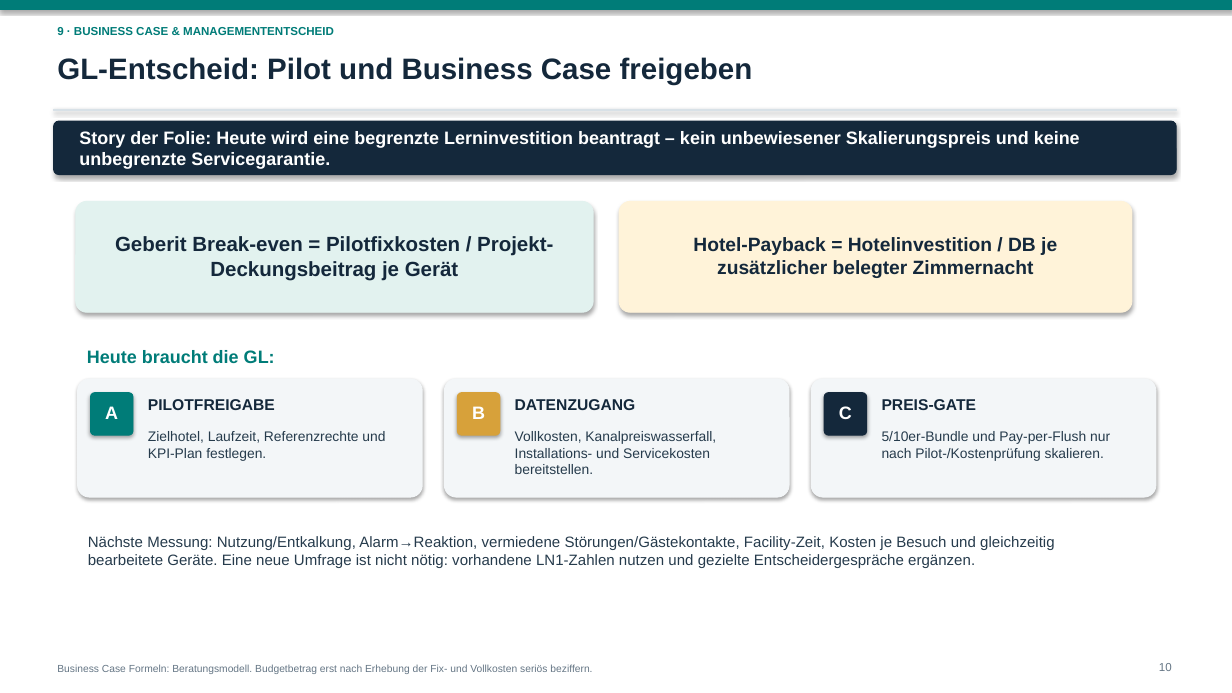
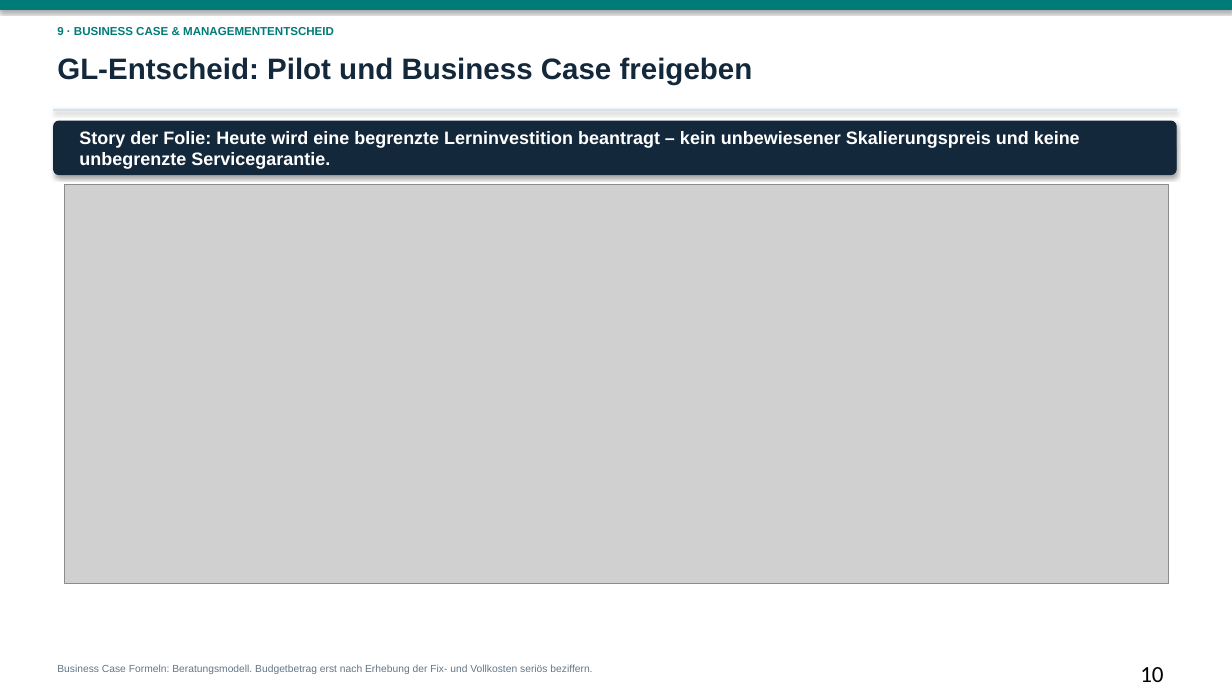
Before and after one commit to dhueppi/ZHAW_CAS_PRICING_01, a slide deck: slide 10 of leistungsnachweis_2/LN2_AquaClean_Alba_Hotel_Preiskonzept_2026.pptx. Drawn at 1232x693 pixels with LibreOffice and Linux fonts; fonts in the diff are those of the drawing; grey boxes stand for pictures. Boxes give left, top, right and bottom in pixels: in the first picture for what was removed or moved away, otherwise in the second. Text is boxed around its words. In the diff, an @@ line names an element or a change of style, - is before the commit and + after.

Commit message:
Add new charts and assumptions documentation for performance analysis
- Implemented 10 new Python scripts to generate various charts related to pricing, performance, and break-even analysis.
- Created a markdown file detailing assumptions behind the charts, including market analysis and team inputs.
- Developed a chart theme module for consistent styling across all visualizations.
- Added a script to insert generated charts into a PowerPoint presentation, ensuring proper formatting and layout.
- Generated output images for each chart, enhancing the visual representation of data for the project.

```diff
--- a/leistungsnachweis_2/LN2_AquaClean_Alba_Hotel_Preiskonzept_2026.pptx
+++ b/leistungsnachweis_2/LN2_AquaClean_Alba_Hotel_Preiskonzept_2026.pptx
@@ picture added at <box>65,185,1169,583</box> @@
@@ rounded rectangle removed at <box>76,201,593,312</box> @@
@@ rounded rectangle removed at <box>619,201,1132,312</box> @@
@@ text removed at <box>115,236,553,280</box> @@
-Geberit Break-even = Pilotfixkosten / Projekt-Deckungsbeitrag je Gerät
@@ text removed at <box>693,237,1057,278</box> @@
-Hotel-Payback = Hotelinvestition / DB je zusätzlicher belegter Zimmernacht
@@ text removed at <box>87,350,275,363</box> @@
-Heute braucht die GL:
@@ rounded rectangle removed at <box>78,379,422,497</box> @@
@@ rounded rectangle removed at <box>445,379,789,497</box> @@
@@ rounded rectangle removed at <box>811,379,1156,497</box> @@
@@ rounded rectangle removed at <box>91,393,133,435</box> @@
@@ text removed at <box>105,406,118,419</box> @@
-A
@@ text removed at <box>148,399,275,410</box> @@
-PILOTFREIGABE
@@ rounded rectangle removed at <box>457,393,500,435</box> @@
@@ text removed at <box>472,406,485,419</box> @@
-B
@@ text removed at <box>515,399,636,410</box> @@
-DATENZUGANG
@@ rounded rectangle removed at <box>824,393,867,435</box> @@
@@ text removed at <box>839,406,852,419</box> @@
-C
@@ text removed at <box>882,399,977,410</box> @@
-PREIS-GATE
@@ text removed at <box>148,431,385,461</box> @@
-Zielhotel, Laufzeit, Referenzrechte und KPI-Plan festlegen.
@@ text removed at <box>515,431,716,474</box> @@
-Vollkosten, Kanalpreiswasserfall, Installations- und Servicekosten bereitstellen.
@@ text removed at <box>882,431,1110,461</box> @@
-5/10er-Bundle und Pay-per-Flush nur nach Pilot-/Kostenprüfung skalieren.
@@ text removed at <box>88,536,1055,568</box> @@
-Nächste Messung: Nutzung/Entkalkung, Alarm→Reaktion, vermiedene Störungen/Gästekontakte, Facility-Zeit, Kosten je Besuch und gleichzeitig bearbeitete Geräte. Eine neue Umfrage ist nicht nötig: vorhandene LN1-Zahlen nutzen und gezielte Entscheidergespräche ergänzen.
@@ text "10" at <box>1140,667,1163,682</box>: size 9 to 18 pt, font Arial to Calibri, text colour #657685 to #000000; alignment right to left @@
```
Also in this commit, not shown: 16 other slides changed, 1 slide added, 21 other files.
